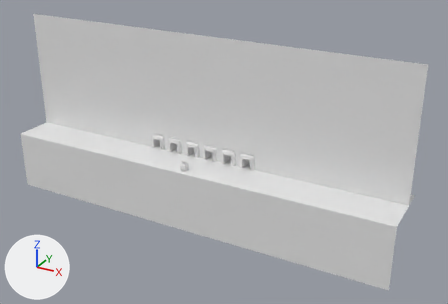
A saved change to the Blender file ASSETS/blender/animation-BLOCKING.blend.
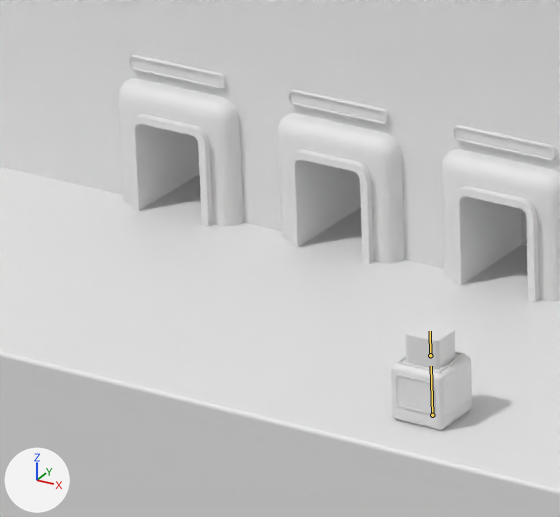
Each version appears first whole from a 50 mm camera at (28.44, -44.1, 24.73) aimed at (2.68, 2.74, 1.31), and next in a close-up on the part from 31% to 44% of the width and 41% to 59% of the height. The axes (+X, +Y, +Z) are drawn at lower left. The lights are the same throughout. The bones that bend it are drawn over the model as lines in the close-ups.

The first close-up shows 'back-wall-LARGE', 'body', 'container_1', 'container_2', 'container_3', 'container_light_1', 'container_light_2', 'container_light_3', 'face', 'floor', 'package'.
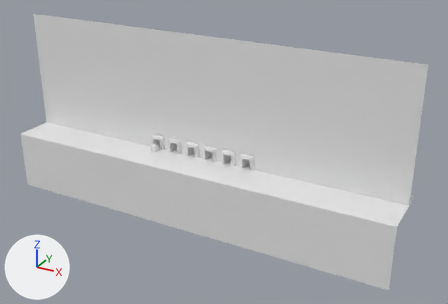
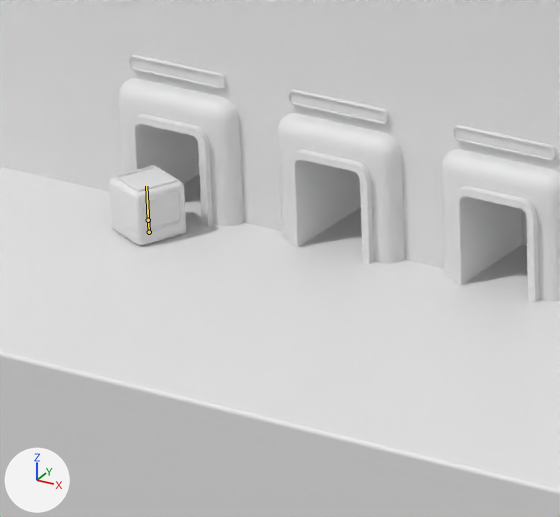
The newer file adds an action. The first version stands in its rest pose; the second is drawn at frame 150 of the action 'container_1'.

Edits to the scene script, one JSON object a line:
```json
{"block": "bone_bone", "where": "bone_bone = bpy.data.objects['Armature'].pose.bones['Bone']"}
{"op": "set", "path": "bone_bone.location", "old": "(0.0, 0.0, 0.0)", "new": "(-4.979, 0.0, -2.361)"}
{"op": "set", "path": "bone_bone.rotation_quaternion", "old": "(1.0, 0.0, 0.0, 0.0)", "new": "(0.843, 0.0, 0.538, 0.0)", "note": "degrees (0, 0, 0) -> degrees (0, 65, 0)"}
{"block": "bone_bone_001", "where": "bone_bone_001 = bpy.data.objects['Armature'].pose.bones['Bone.001']  # child of 'Bone'"}
{"op": "set", "path": "bone_bone_001.location", "old": "(0.0, 0.0, 0.0)", "new": "(0.0, -0.5, 0.0)"}
```

Where the change shows, as pixel boxes [x1, y1, x2, y2] in the close-ups (560 x 517 px):
```json
{"object": "body", "change": "posed", "before": [391, 351, 472, 430], "after": [109, 165, 186, 246]}
{"object": "face", "change": "posed", "before": [395, 374, 435, 414], "after": [143, 192, 182, 230]}
{"object": "package", "change": "posed", "before": [406, 321, 455, 369], "on screen": "not visible afterwards"}
{"bone": "Bone", "before": "(432, 415) to (431, 366)", "after": "(149, 232) to (146, 186)"}
{"bone": "Bone.001", "before": "(430, 355) to (430, 331)", "after": "(148, 220) to (147, 197)"}
```
